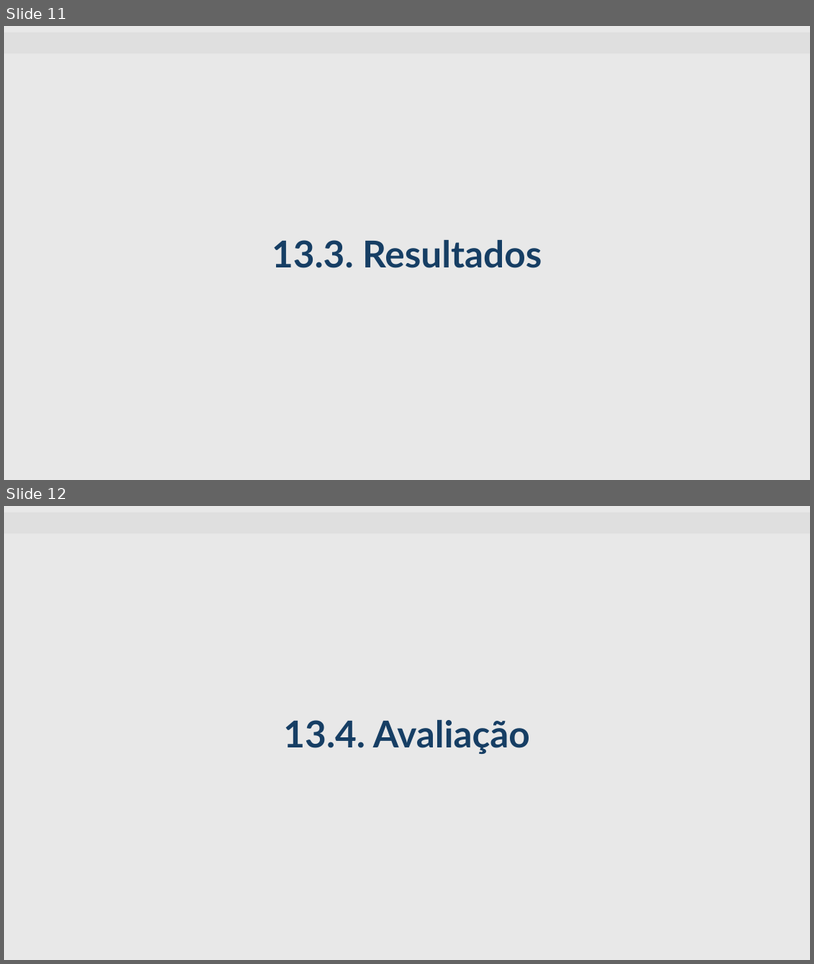
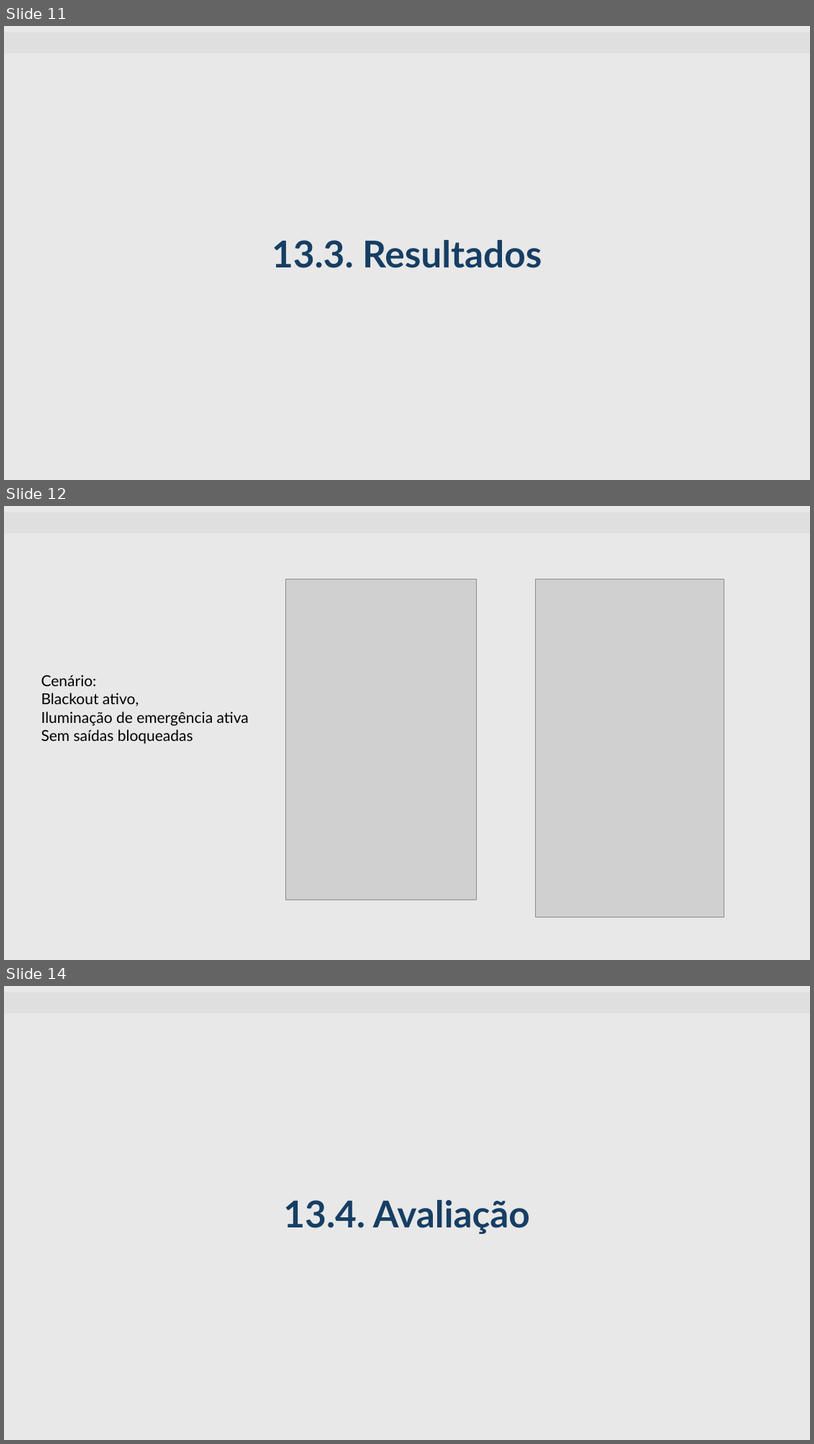
Before and after one commit to grcestari/simulador-vilagermanica, a slide deck: gama/simulacao-vila-germanica/apresentacao_gama_gabriel_thomas.pptx. Shown one above the other, each under a label of ours: slides 11 and 12 before the commit, slides 11, 12 and 14 after it; the slides between them are not shown. The pictures are 814x964 and 814x1444 pixels, drawn with LibreOffice and Linux fonts; fonts in the diff are those of the drawing; grey boxes stand for pictures; background and template pictures are left out. Boxes give left, top, right and bottom in pixels: in the first picture for what was removed or moved away, otherwise in the second. Text is boxed around its words. In the diff, an @@ line names an element or a change of style, - is before the commit and + after.

```diff
--- a/gama/simulacao-vila-germanica/apresentacao_gama_gabriel_thomas.pptx
+++ b/gama/simulacao-vila-germanica/apresentacao_gama_gabriel_thomas.pptx
@@ slide 12 added at (x1=4, y1=506, x2=810, y2=960), background #E8E8E8; not listed: 1 template element that a slide beside it also shows @@
@@ picture added at (x1=286, y1=579, x2=476, y2=900) @@
@@ picture added at (x1=536, y1=579, x2=725, y2=917) @@
@@ text added at (x1=41, y1=674, x2=249, y2=744), 18 pt, text #000000 @@
+Cenário:
+Blackout ativo,
+Iluminação de emergência ativa
+Sem saídas bloqueadas
@@ what was slide 12 is now slide 14 @@
```
Also in this commit, not shown: 1 other slide added.
